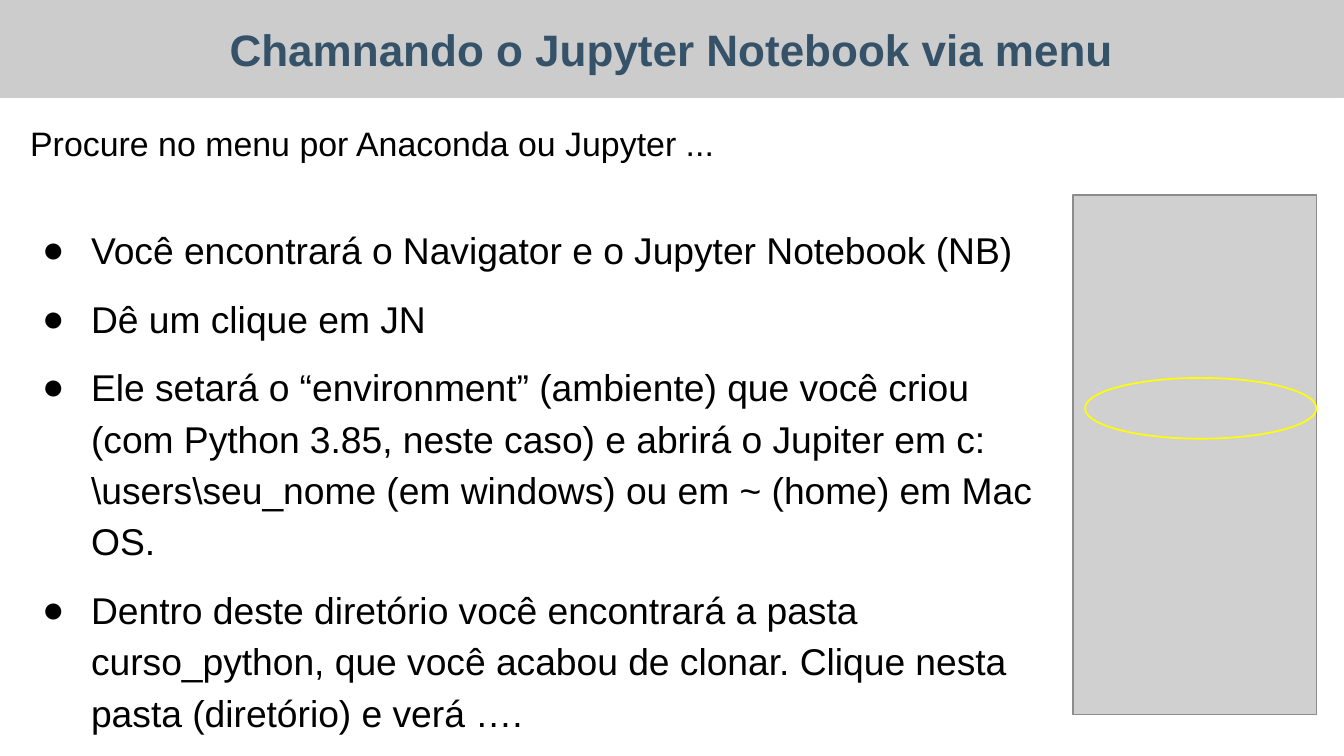
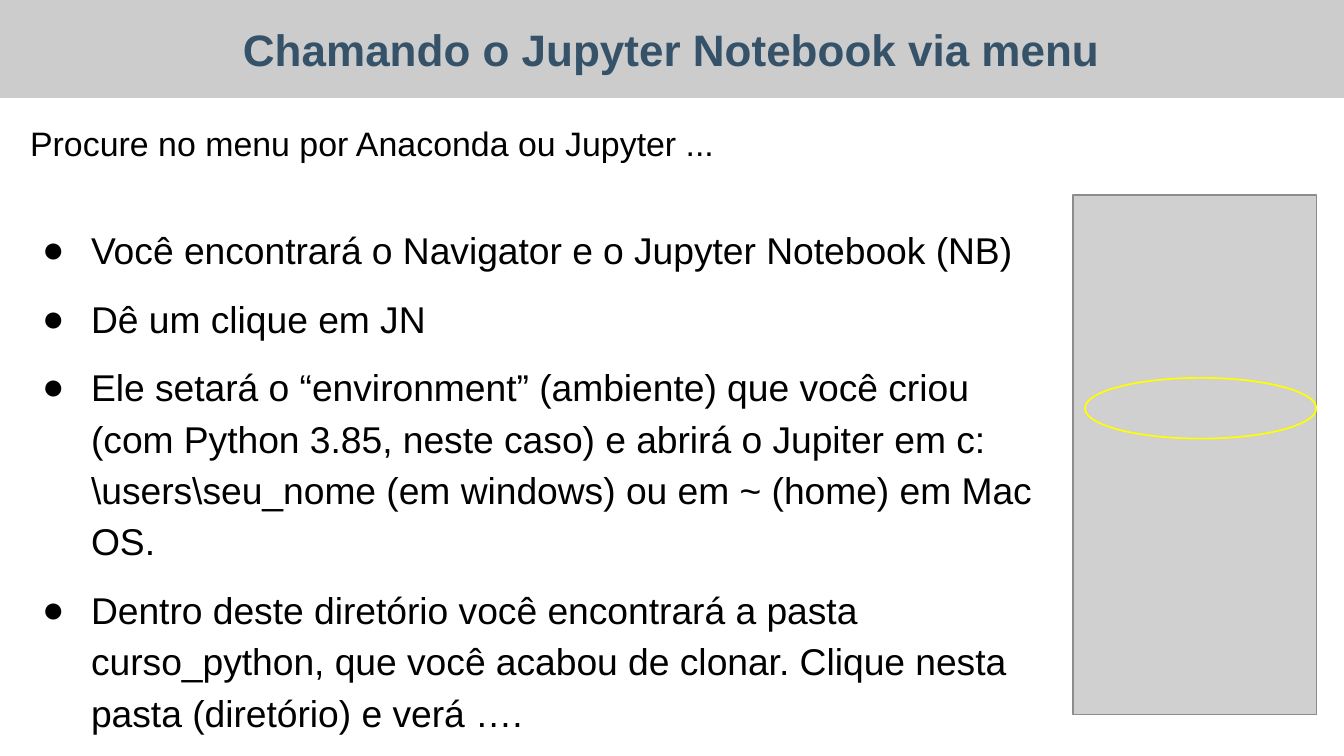
Before and after one commit to flalix/curso_python, a slide deck: slide 5 of docs/wee02-lec01-jupyter notebook.pptx (slide 4 before the commit). Drawn at 1344x756 pixels with LibreOffice and Linux fonts; fonts in the diff are those of the drawing; grey boxes stand for pictures. Boxes give left, top, right and bottom in pixels: in the first picture for what was removed or moved away, otherwise in the second. Text is boxed around its words. In the diff, an @@ line names an element or a change of style, - is before the commit and + after.

```diff
--- a/docs/wee02-lec01-jupyter notebook.pptx
+++ b/docs/wee02-lec01-jupyter notebook.pptx
@@ text in rectangle at [243, 34, 1098, 74]: text changed @@
-Chamnando o Jupyter Notebook via menu
+Chamando o Jupyter Notebook via menu
```
Also in this commit, not shown: 9 other slides changed, 1 slide added, 1 other file.
